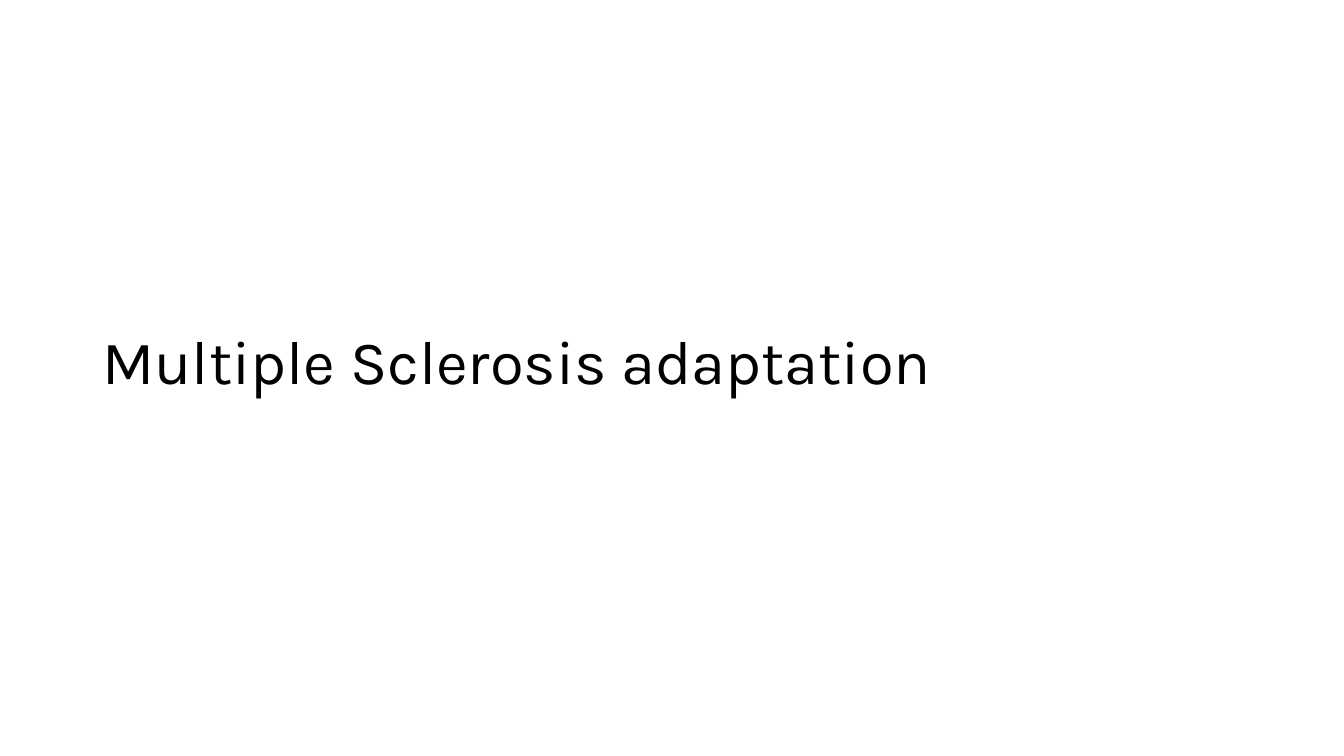
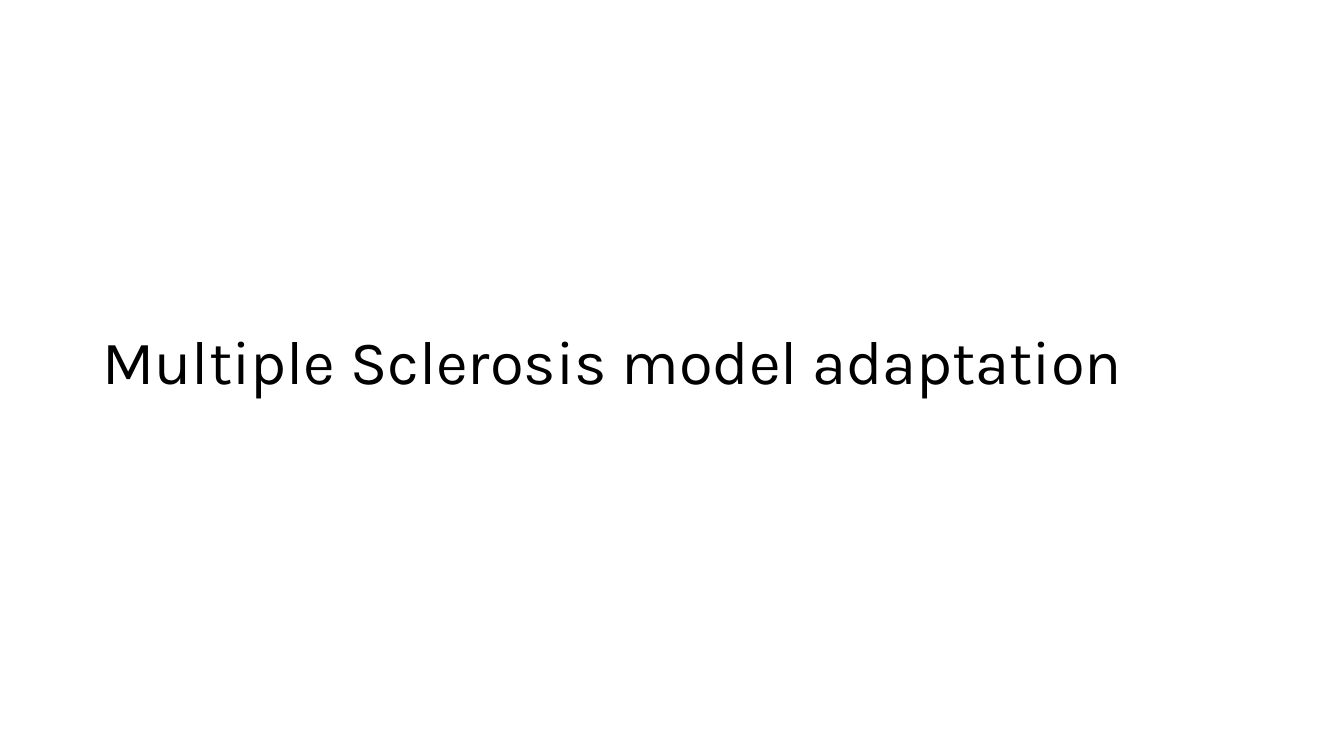
Before and after one commit to daysNmake/msdes, a slide deck: slide 6 of Model adapted from EBC.pptx. Drawn at 1344x756 pixels with LibreOffice and Linux fonts; fonts in the diff are those of the drawing. Boxes give left, top, right and bottom in pixels: in the first picture for what was removed or moved away, otherwise in the second. Text is boxed around its words. In the diff, an @@ line names an element or a change of style, - is before the commit and + after.

Commit message:
adapting EBC model.

```diff
--- a/Model adapted from EBC.pptx
+++ b/Model adapted from EBC.pptx
@@ title at (102, 341, 1122, 399): text changed @@
-Multiple Sclerosis adaptation
+Multiple Sclerosis model adaptation
```
Also in this commit, not shown: 5 other slides changed, 1 slide added, 1 other file.
